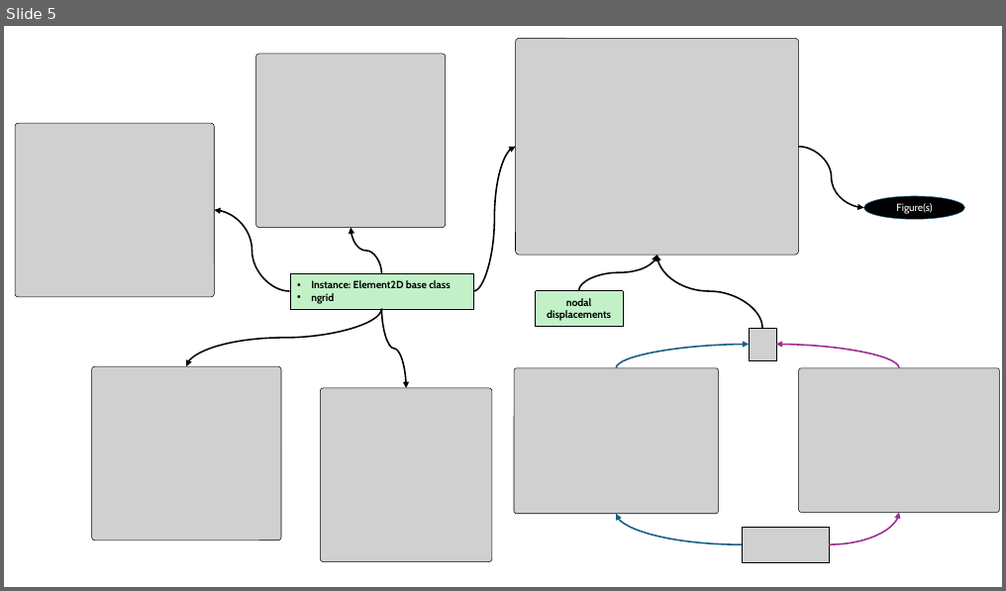
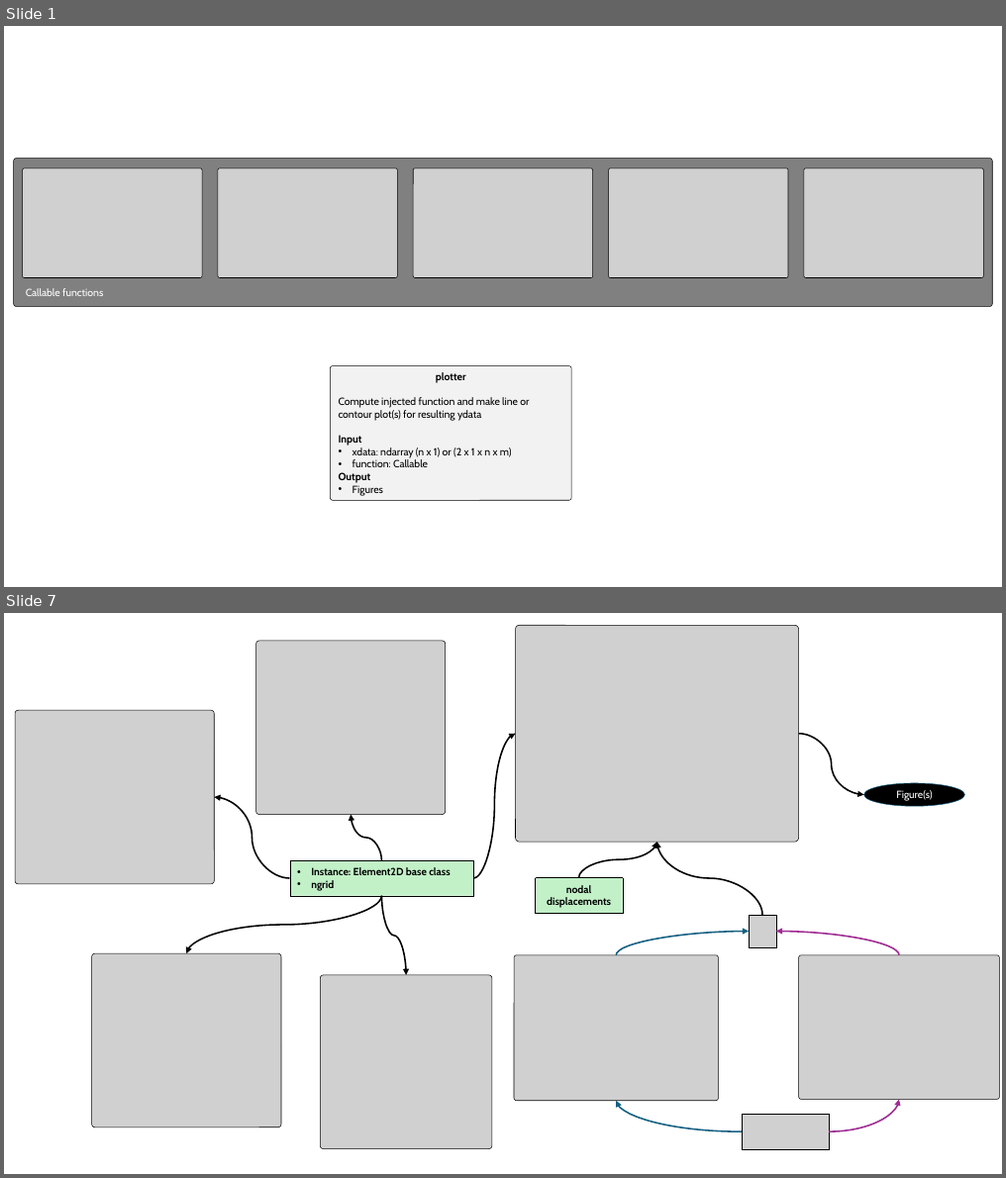
Before and after one commit to mnolaya/theory-of-fea, a slide deck: homeworks/hw_flowcharts.pptx. Shown one above the other, each under a label of ours: slide 5 before the commit, slides 1 and 7 after it; the slides between them are not shown. The pictures are 1006x591 and 1006x1178 pixels, drawn with LibreOffice and Linux fonts; fonts in the diff are those of the drawing; grey boxes stand for pictures. Boxes give left, top, right and bottom in pixels: in the first picture for what was removed or moved away, otherwise in the second. Text is boxed around its words. In the diff, an @@ line names an element or a change of style, - is before the commit and + after.

```diff
--- a/homeworks/hw_flowcharts.pptx
+++ b/homeworks/hw_flowcharts.pptx
@@ slide 1 added at [4, 26, 1002, 587], background #FFFFFF @@
@@ rounded rectangle added at [14, 159, 993, 307], fill #808080, outline #000000 0.5 pt @@
@@ group added at [23, 169, 984, 277]: 5 pictures @@
@@ text added at [26, 288, 103, 296], 10 pt, text #FFFFFF @@
+Callable functions
@@ rounded rectangle added at [331, 367, 571, 500], fill #F2F2F2, outline #000000 0.5 pt, 10 pt, text #000000 @@
+plotter
+Compute injected function and make line or contour plot(s) for resulting ydata
+Input
+• xdata: ndarray (n x 1) or (2 x 1 x n x m)
+• function: Callable
+Output
+• Figures
@@ what was slide 5 is now slide 7 @@
```
Also in this commit, not shown: 3 slides changed, 1 other slide added, 2 other files.
